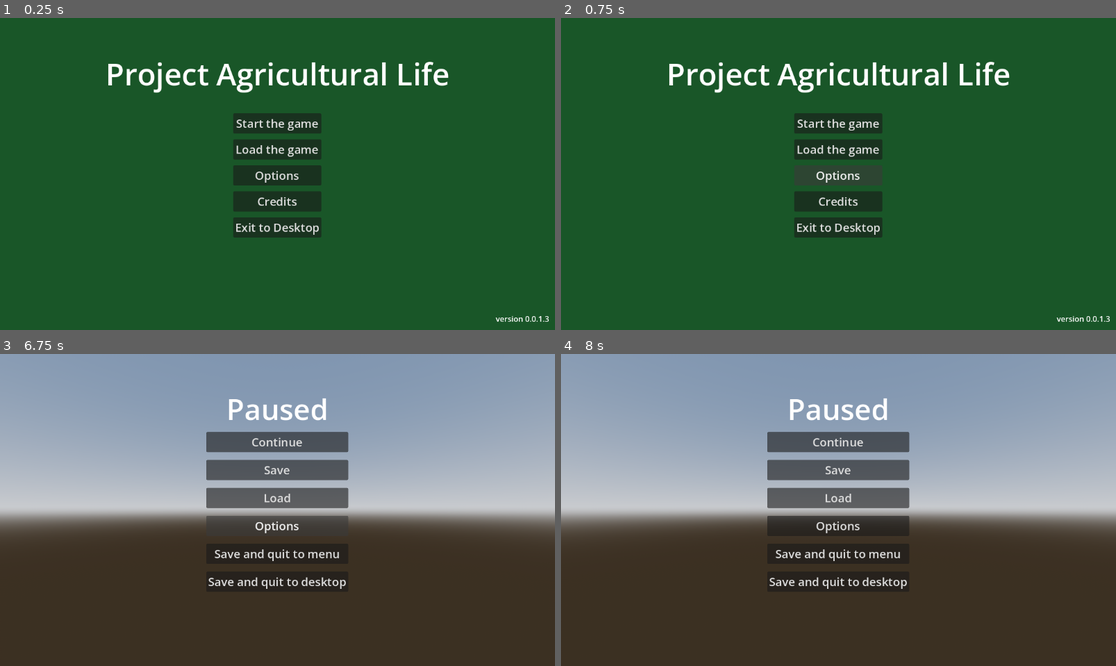
Above: before the commit, frames 1-4 (two rows, left to right).
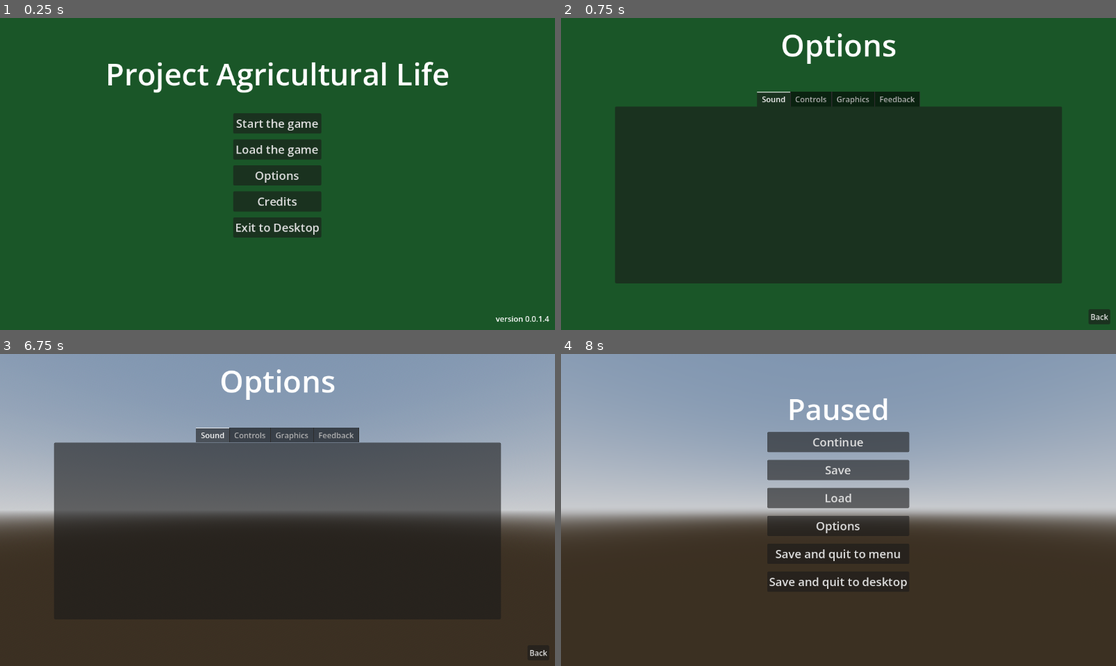
Above: after the commit, the same moments.

Repository: MatGalos/project-agriculural-life
Game: Godot game, scene res://Scenes/UIs/Menus/LaunchMenu/MainMenu.tscn
Two runs of this game, one before a commit and one after it. Both use one fixed random seed, a clock stepped at 60 frames per second and the inputs below.
Inputs (mouse positions are in pixels of both pictures, inside the frame that each line leads up to):
- Up to frame 1 (0.25 s): no input
- Up to frame 2 (0.75 s): click "Options" at 0.5 s
- Up to frame 3 (6.75 s): click (538, 653) at 1.25 s, where only the run after the commit has a clickable "Back"; click "Start the game" at 2 s; tap Enter at 2.75, 4.25, 5.75 s; tap Space at 3.5, 5 s; tap Escape (pauseMenu) at 6.4 s; click "Options" at 6.5 s
- Up to frame 4 (8 s): click (1099, 653) at 7.25 s, where only the run after the commit has a clickable "Back"

The runs differ from the first frame. In frame 1, less than 0.1% of the frame differs, in the area x 98-99%, y 95-98%; in frame 2, 45%, in the area x 9-99%, y 4-99%; in frame 3, 22%; in frame 4, nothing differs.

Commit message:
Implemented basic options menu
Implemented mock for how options menu should work. in future task it will be updated with correct settings

Diff:
--- a/Scenes/UIs/Menus/LaunchMenu/MainMenu.tscn
+++ b/Scenes/UIs/Menus/LaunchMenu/MainMenu.tscn
@@ -27,7 +27,7 @@
 anchor_bottom = 1.0
 grow_horizontal = 2
 grow_vertical = 2
-color = Color(0.100503005, 0.33724266, 0.15772265, 1)
+color = Color(0.101960786, 0.3372549, 0.15686275, 1)
 
 [node name="MarginContainer" type="MarginContainer" parent="." unique_id=1504166298]
 layout_mode = 1
--- /dev/null
+++ b/Scenes/UIs/Menus/OptionsMenu/AdditionalMenus/optionsTabContainer.tscn
@@ -0,0 +1,110 @@
+[gd_scene format=3 uid="uid://dgsmyf268o2ys"]
+
+[node name="optionsTabContainer" type="Control" unique_id=1539039912]
+layout_mode = 3
+anchors_preset = 15
+anchor_right = 1.0
+anchor_bottom = 1.0
+grow_horizontal = 2
+grow_vertical = 2
+
+[node name="TabContainer" type="TabContainer" parent="." unique_id=2070109808]
+layout_mode = 1
+anchors_preset = -1
+anchor_right = 1.0
+anchor_bottom = 1.0
+offset_left = 100.0
+offset_top = 50.0
+offset_right = -100.0
+offset_bottom = -50.0
+grow_horizontal = 2
+grow_vertical = 2
+tab_alignment = 1
+current_tab = 0
+
+[node name="Sound" type="TabBar" parent="TabContainer" unique_id=299170631]
+layout_mode = 2
+metadata/_tab_index = 0
+
+[node name="MarginContainer" type="MarginContainer" parent="TabContainer/Sound" unique_id=1044845706]
+layout_mode = 1
+anchors_preset = 15
+anchor_right = 1.0
+anchor_bottom = 1.0
+grow_horizontal = 2
+grow_vertical = 2
+theme_override_constants/margin_left = 24
+theme_override_constants/margin_top = 24
+theme_override_constants/margin_right = 24
+theme_override_constants/margin_bottom = 24
+
+[node name="VBoxContainer" type="VBoxContainer" parent="TabContainer/Sound/MarginContainer" unique_id=332230616]
+layout_mode = 2
+theme_override_constants/separation = 64
+alignment = 1
+
+[node name="Controls" type="TabBar" parent="TabContainer" unique_id=924020882]
+visible = false
+layout_mode = 2
+metadata/_tab_index = 1
+
+[node name="MarginContainer" type="MarginContainer" parent="TabContainer/Controls" unique_id=1479582303]
+layout_mode = 1
+anchors_preset = 15
+anchor_right = 1.0
+anchor_bottom = 1.0
+grow_horizontal = 2
+grow_vertical = 2
+theme_override_constants/margin_left = 24
+theme_override_constants/margin_top = 24
+theme_override_constants/margin_right = 24
+theme_override_constants/margin_bottom = 24
+
+[node name="VBoxContainer" type="VBoxContainer" parent="TabContainer/Controls/MarginContainer" unique_id=1162910988]
+layout_mode = 2
+theme_override_constants/separation = 64
+alignment = 1
+
+[node name="Graphics" type="TabBar" parent="TabContainer" unique_id=1796361035]
+visible = false
+layout_mode = 2
+metadata/_tab_index = 2
+
+[node name="MarginContainer" type="MarginContainer" parent="TabContainer/Graphics" unique_id=432711136]
+layout_mode = 1
+anchors_preset = 15
+anchor_right = 1.0
+anchor_bottom = 1.0
+grow_horizontal = 2
+grow_vertical = 2
+theme_override_constants/margin_left = 24
+theme_override_constants/margin_top = 24
+theme_override_constants/margin_right = 24
+theme_override_constants/margin_bottom = 24
+
+[node name="VBoxContainer" type="VBoxContainer" parent="TabContainer/Graphics/MarginContainer" unique_id=2013950163]
+layout_mode = 2
+theme_override_constants/separation = 64
+alignment = 1
+
+[node name="Feedback" type="TabBar" parent="TabContainer" unique_id=1083088513]
+visible = false
+layout_mode = 2
+metadata/_tab_index = 3
+
+[node name="MarginContainer" type="MarginContainer" parent="TabContainer/Feedback" unique_id=1577934603]
+layout_mode = 1
+anchors_preset = 15
+anchor_right = 1.0
+anchor_bottom = 1.0
+grow_horizontal = 2
+grow_vertical = 2
+theme_override_constants/margin_left = 24
+theme_override_constants/margin_top = 24
+theme_override_constants/margin_right = 24
+theme_override_constants/margin_bottom = 24
+
+[node name="VBoxContainer" type="VBoxContainer" parent="TabContainer/Feedback/MarginContainer" unique_id=721473725]
+layout_mode = 2
+theme_override_constants/separation = 64
+alignment = 1
--- /dev/null
+++ b/Scenes/UIs/Menus/OptionsMenu/optionsMenu.tscn
@@ -0,0 +1,66 @@
+[gd_scene format=3 uid="uid://du4mrea3xpemq"]
+
+[ext_resource type="Script" uid="uid://dxkmocsxsko1a" path="res://Scripts/UIs/Menus/OptionsMenu/optionsMenu.gd" id="1_4k0nn"]
+[ext_resource type="PackedScene" uid="uid://dgsmyf268o2ys" path="res://Scenes/UIs/Menus/OptionsMenu/AdditionalMenus/optionsTabContainer.tscn" id="2_euvqn"]
+
+[sub_resource type="LabelSettings" id="LabelSettings_4k0nn"]
+font_size = 63
+
+[node name="OptionsMenu" type="Control" unique_id=430597010 node_paths=PackedStringArray("button")]
+layout_mode = 3
+anchors_preset = 15
+anchor_right = 1.0
+anchor_bottom = 1.0
+grow_horizontal = 2
+grow_vertical = 2
+script = ExtResource("1_4k0nn")
+button = NodePath("Panel/MarginContainer/VBoxContainer/Button")
+
+[node name="background" type="ColorRect" parent="." unique_id=349310293]
+layout_mode = 1
+anchors_preset = 15
+anchor_right = 1.0
+anchor_bottom = 1.0
+grow_horizontal = 2
+grow_vertical = 2
+color = Color(0, 0, 0, 0)
+
+[node name="Panel" type="Control" parent="." unique_id=793432118]
+layout_mode = 1
+anchors_preset = 15
+anchor_right = 1.0
+anchor_bottom = 1.0
+grow_horizontal = 2
+grow_vertical = 2
+
+[node name="MarginContainer" type="MarginContainer" parent="Panel" unique_id=415866341]
+layout_mode = 1
+anchors_preset = 15
+anchor_right = 1.0
+anchor_bottom = 1.0
+grow_horizontal = 2
+grow_vertical = 2
+theme_override_constants/margin_left = 12
+theme_override_constants/margin_top = 12
+theme_override_constants/margin_right = 12
+theme_override_constants/margin_bottom = 12
+
+[node name="VBoxContainer" type="VBoxContainer" parent="Panel/MarginContainer" unique_id=894230398]
+layout_mode = 2
+
+[node name="Label" type="Label" parent="Panel/MarginContainer/VBoxContainer" unique_id=2143215996]
+layout_mode = 2
+size_flags_vertical = 1
+text = "Options"
+label_settings = SubResource("LabelSettings_4k0nn")
+horizontal_alignment = 1
+vertical_alignment = 1
+
+[node name="optionsTabContainer" parent="Panel/MarginContainer/VBoxContainer" unique_id=1539039912 instance=ExtResource("2_euvqn")]
+layout_mode = 2
+size_flags_vertical = 3
+
+[node name="Button" type="Button" parent="Panel/MarginContainer/VBoxContainer" unique_id=1381860274]
+layout_mode = 2
+size_flags_horizontal = 8
+text = "Back"
--- a/Scenes/UIs/global_ui.tscn
+++ b/Scenes/UIs/global_ui.tscn
@@ -1,7 +1,13 @@
 [gd_scene format=3 uid="uid://dmhet5sgguh5s"]
 
+[ext_resource type="PackedScene" uid="uid://bg2wnf0pafkqt" path="res://Scenes/UIs/Menus/LaunchMenu/MainMenu.tscn" id="1_l3341"]
 [ext_resource type="PackedScene" uid="uid://cja8qampts6ut" path="res://Scenes/UIs/Menus/PauseMenu/pauseMenu.tscn" id="1_wfhki"]
+[ext_resource type="PackedScene" uid="uid://du4mrea3xpemq" path="res://Scenes/UIs/Menus/OptionsMenu/optionsMenu.tscn" id="2_70iah"]
 
 [node name="GlobalUI" type="CanvasLayer" unique_id=557024846]
 
+[node name="MainMenu" parent="." unique_id=176163149 instance=ExtResource("1_l3341")]
+
 [node name="PauseMenu" parent="." unique_id=1779250105 instance=ExtResource("1_wfhki")]
+
+[node name="OptionsMenu" parent="." unique_id=430597010 instance=ExtResource("2_70iah")]
--- a/Scripts/GameManagers/gameManager.gd
+++ b/Scripts/GameManagers/gameManager.gd
@@ -2,10 +2,21 @@
 
 extends Node
 
-@onready var globalUIScene = preload("res://Scenes/UIs/global_ui.tscn")
+@onready var globalUIScene: PackedScene = preload("res://Scenes/UIs/global_ui.tscn")
+var pauseMenu
+var optionsMenu
+var mainMenu
 
 var globalUIInstance
-var isPaused = false
+var isPaused: bool = false
+var isInGame: bool = false
+
+enum menuContext {
+	Main_Menu,
+	Pause_Menu
+}
+
+var optionsContext: int = 0
 
 signal pauseChanged(paused: bool)
 
@@ -15,13 +26,21 @@
 
 	globalUIInstance = globalUIScene.instantiate()
 	get_tree().root.add_child.call_deferred(globalUIInstance)
+	await get_tree().process_frame
+
+	pauseMenu = globalUIInstance.get_node("PauseMenu")
+	optionsMenu = globalUIInstance.get_node("OptionsMenu")
+	mainMenu = globalUIInstance.get_node("MainMenu")
+	mainMenu.visible = true
+	pauseMenu.visible = false
+	optionsMenu.visible = false
 
 # function to toggle pause
 func togglePause():
 	setPaused(!isPaused)
 
 # function to set the pause for the game.
-func setPaused(value: bool):
+func setPaused(value: bool) -> void:
 	if isPaused == value:
 		return
 
@@ -31,5 +50,40 @@
 	pauseChanged.emit(isPaused)
 
 func _input(event):
+	if not isInGame:
+		return
+
 	if event.is_action_pressed("pauseMenu"):
 		togglePause()
+
+func startGame():
+	isInGame = true
+	mainMenu.visible = false
+
+func returnToMenu():
+	isInGame = false
+	mainMenu.visible = true
+	pauseMenu.visible = false
+	optionsMenu.visible = false
+
+func openOptions(from_context):
+	optionsContext = from_context
+	pauseMenu.visible = false
+	mainMenu.visible = false
+	optionsMenu.setContext(from_context)
+	optionsMenu.visible = true
+
+
+func showGlobalUI():
+	if not globalUIInstance:
+		return
+	if globalUIInstance:
+		globalUIInstance.visible = true
+	if mainMenu:
+		mainMenu.visible = true
+	if pauseMenu:
+		pauseMenu.visible = false
+	if optionsMenu:
+		optionsMenu.visible = false
+	isPaused = false
+	get_tree().paused = false
--- a/Scripts/UIs/Menus/LaunchMenu/mainMenu.gd
+++ b/Scripts/UIs/Menus/LaunchMenu/mainMenu.gd
@@ -9,8 +9,8 @@
 @export var creditsButton: Button
 @export var exitButton: Button
 
-@onready var newGameScene = preload("res://Scenes/Game/mainScene.tscn") as PackedScene
-
+@onready var newGameScene: PackedScene = preload("res://Scenes/Game/mainScene.tscn") as PackedScene
+@onready var background = $ColorRect
 # Called when the node enters the scene tree for the first time.
 func _ready():
 	var version = ProjectSettings.get_setting("application/config/version")
@@ -21,6 +21,8 @@
 	creditsButton.button_down.connect(onCreditsButtonPressed)
 	exitButton.button_down.connect(onExitButtonPressed)
 
+	visible = true
+
 
 # Called every frame. 'delta' is the elapsed time since the previous frame.
 func _process(delta):
@@ -29,7 +31,8 @@
 # Function with behaviour for when start new game button is pressed, it should
 # launch the new game
 func onStartButtonPressed() -> void:
-	get_tree().change_scene_to_packed(newGameScene)
+	gamemanager.startGame()
+	get_tree().change_scene_to_packed.call_deferred(newGameScene)
 
 # Function with behaviour for when load game button is pressed, it should
 # direct to menu with load save selection
@@ -39,7 +42,7 @@
 # Function with behaviour for when options button is pressed, it should redirect
 # to the options menu
 func onOptionsButtonPressed() -> void:
-	pass
+	gamemanager.openOptions(gamemanager.menuContext.Main_Menu)
 
 # Function with behaviour for when credits button is pressed, it should redirect
 # to the credits
@@ -50,3 +53,6 @@
 # and exit to the desktop
 func onExitButtonPressed() -> void:
 	get_tree().quit()
+
+func onOptionsClosed():
+	show()
--- /dev/null
+++ b/Scripts/UIs/Menus/OptionsMenu/optionsMenu.gd
@@ -0,0 +1,34 @@
+class_name OptionsMenu
+
+extends Control
+
+signal closed
+@export var button: Button
+@onready var background = $background  # ColorRect
+# Called when the node enters the scene tree for the first time.
+func _ready():
+	visible = false
+	process_mode = Node.PROCESS_MODE_ALWAYS
+	button.process_mode = Node.PROCESS_MODE_ALWAYS
+	button.button_down.connect(close)
+
+func close():
+	visible = false
+	var ui = gamemanager
+
+	match ui.optionsContext:
+		ui.menuContext.Main_Menu:
+			ui.mainMenu.visible = true
+		ui.menuContext.Pause_Menu:
+			ui.pauseMenu.visible = true
+
+func setContext(context):
+	match context:
+		0:
+			background.color = Color(0.102, 0.337, 0.157)
+		1:
+			background.color = Color(0.0, 0.0, 0.0, 0.0)
+
+# Called every frame. 'delta' is the elapsed time since the previous frame.
+func _process(delta):
+	pass
--- a/Scripts/UIs/Menus/PauseMenu/pauseMenu.gd
+++ b/Scripts/UIs/Menus/PauseMenu/pauseMenu.gd
@@ -10,7 +10,7 @@
 @export var saveAndQuitToDesktop:Button
 @export var blurBg: ColorRect
 
-@onready var mainMenuScene = preload("res://Scenes/UIs/Menus/LaunchMenu/MainMenu.tscn") as PackedScene
+@onready var mainMenuScene: PackedScene = preload("res://Scenes/UIs/Menus/LaunchMenu/MainMenu.tscn") as PackedScene
 
 # Called when the node enters the scene tree for the first time.
 func _ready():
@@ -23,7 +23,6 @@
 	visible = false
 	process_mode = Node.PROCESS_MODE_WHEN_PAUSED
 	blurBg.visible = false
-	print("readu")
 
 	gamemanager.pauseChanged.connect(onPauseButtonPressed)
 
@@ -49,12 +48,13 @@
 # Function with behaviour for when options button is pressed, it should redirect to
 # options menu
 func onOptionsButtonPressed() -> void:
-	pass
+	gamemanager.openOptions(gamemanager.menuContext.Pause_Menu)
 
 # Function with behaviour for when save and quit to menu button is pressed,
 # it should save the game and redirect to main menu
 func onSaveAndQuitToMenuButtonPressed() -> void:
 	gamemanager.setPaused(false)
+	gamemanager.returnToMenu()
 	get_tree().change_scene_to_packed(mainMenuScene)
 
 # Function with behaviour for when load button is pressed, it should redirect to
@@ -63,6 +63,9 @@
 	gamemanager.setPaused(false)
 	get_tree().quit()
 
+func onOptionsClosed():
+	visible = true
+
 # Called every frame. 'delta' is the elapsed time since the previous frame.
 func _process(delta):
 	pass
--- a/project.godot
+++ b/project.godot
@@ -11,7 +11,7 @@
 [application]
 
 config/name="Project_Agricultural_life"
-config/version="0.0.1.3"
+config/version="0.0.1.4"
 run/main_scene="uid://bg2wnf0pafkqt"
 config/features=PackedStringArray("4.6", "Forward Plus")
 config/icon="res://Assets/Icons/AppIcons/icon.svg"
Not shown, added: Scripts/UIs/Menus/OptionsMenu/optionsMenu.gd.uid
Not shown, changed: README.md
